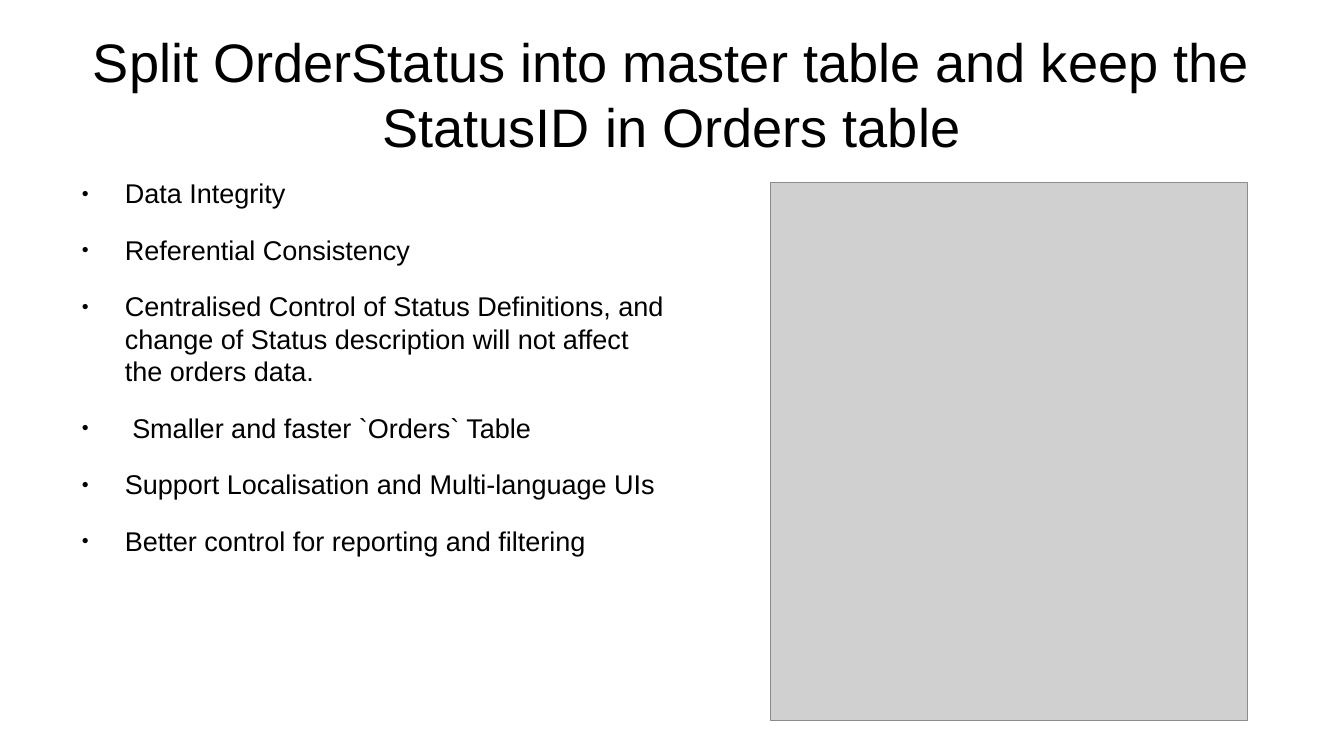
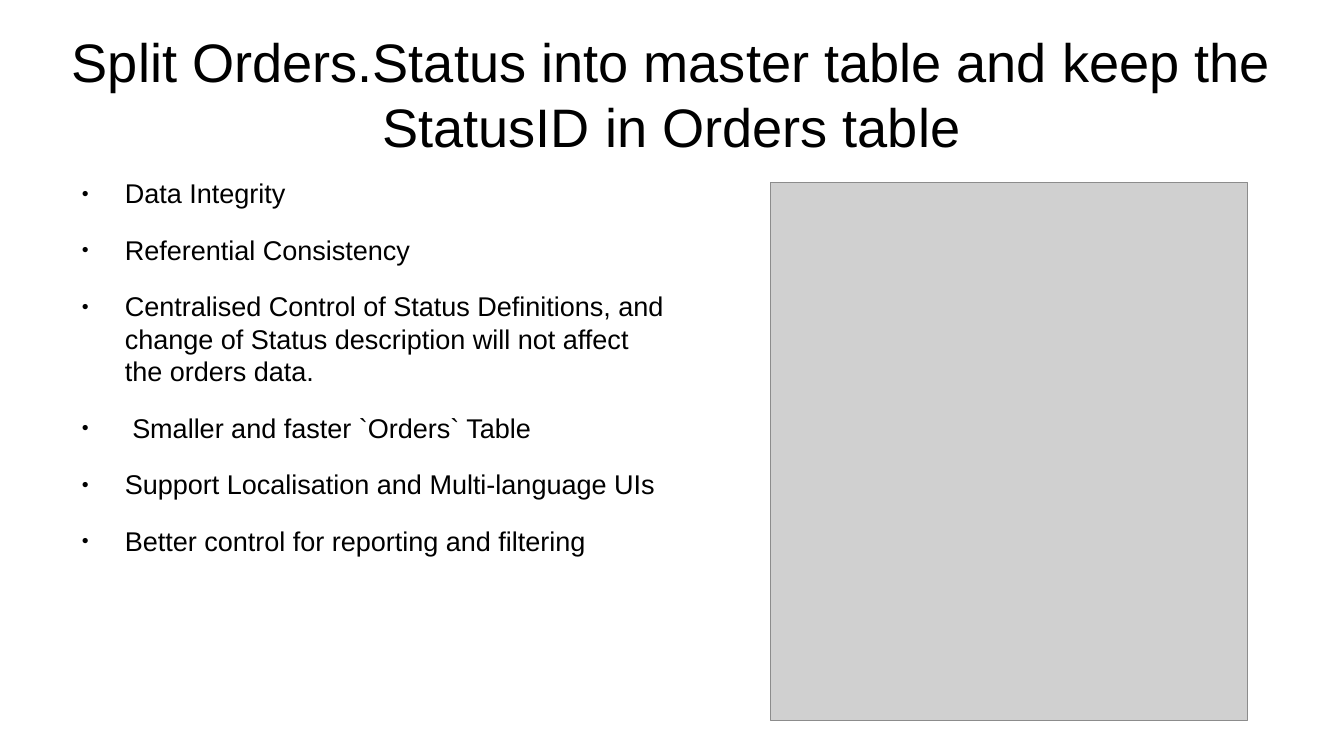
Before and after one commit to philchan2008/customerOrderDatabase, a slide deck: slide 8 of Presentation.odp. Drawn at 1344x756 pixels with LibreOffice and Linux fonts; fonts in the diff are those of the drawing; grey boxes stand for pictures. Boxes give left, top, right and bottom in pixels: in the first picture for what was removed or moved away, otherwise in the second. Text is boxed around its words. In the diff, an @@ line names an element or a change of style, - is before the commit and + after.

Commit message:
* minor changes

```diff
--- a/Presentation.odp
+++ b/Presentation.odp
@@ title at box(72, 42, 1270, 148): text changed @@
-Split OrderStatus into master table and keep the StatusID in Orders table
+Split Orders.Status into master table and keep the StatusID in Orders table
```
Also in this commit, not shown: 2 other slides changed.
